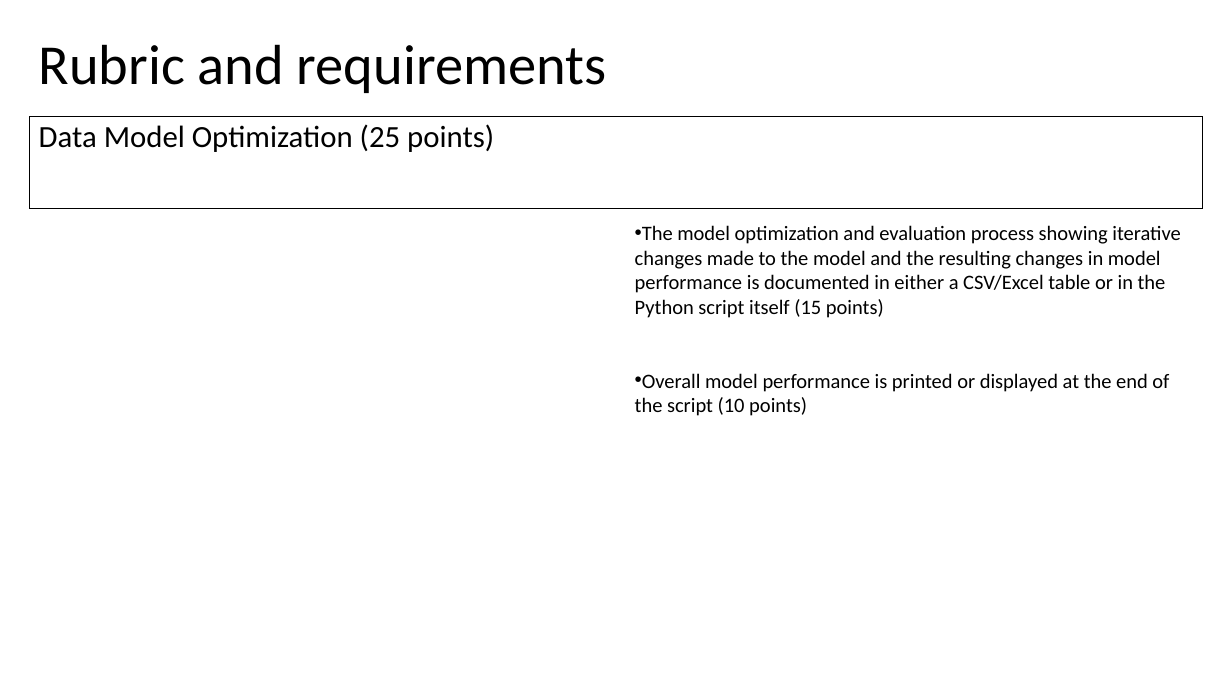
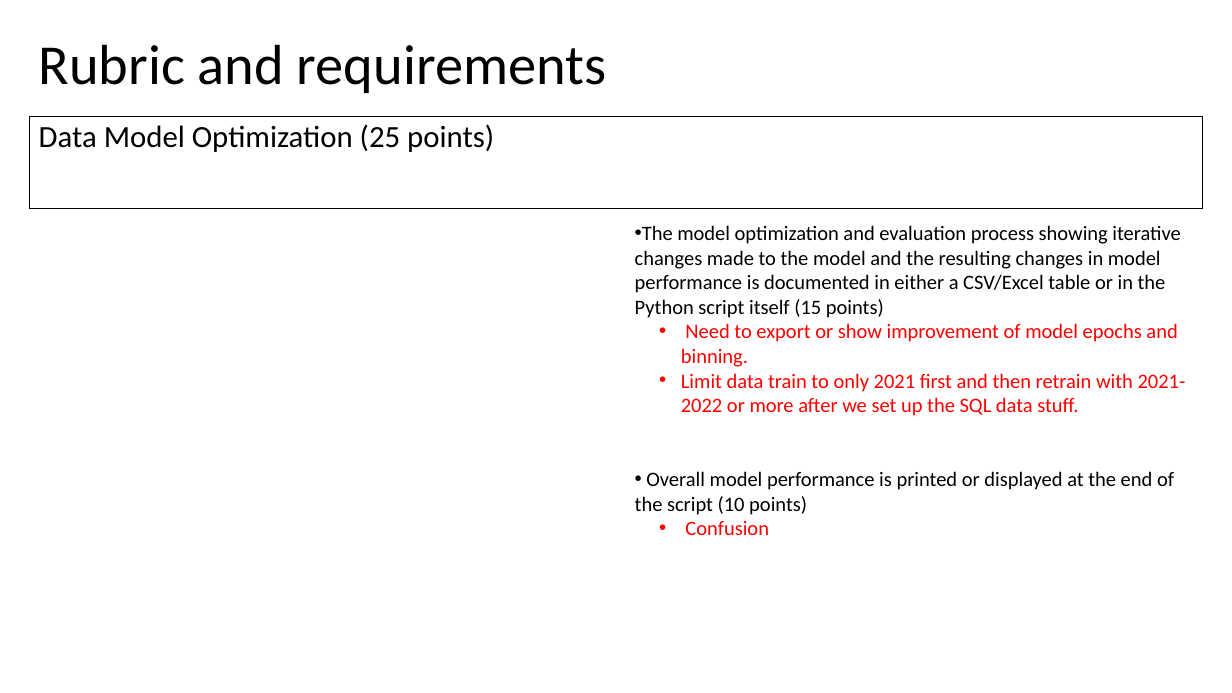
Before and after one commit to Evdawg/Project_4_FF_ML, a slide deck: slide 7 of Project_3_outline.pptm. Drawn at 1232x693 pixels with LibreOffice and Linux fonts; fonts in the diff are those of the drawing. Boxes give left, top, right and bottom in pixels: in the first picture for what was removed or moved away, otherwise in the second. Text is boxed around its words. In the diff, an @@ line names an element or a change of style, - is before the commit and + after.

```diff
--- a/Project_3_outline.pptm
+++ b/Project_3_outline.pptm
@@ text at bbox=[681, 323, 1186, 416]: paragraphs added @@
+  • Need to export or show improvement of model epochs and binning.
+  • Limit data train to only 2021 first and then retrain with 2021-2022 or more after we set up the SQL data stuff.
@@ text at bbox=[685, 521, 769, 535]: paragraph added @@
+  • Confusion
```
Also in this commit, not shown: 6 other slides changed.
